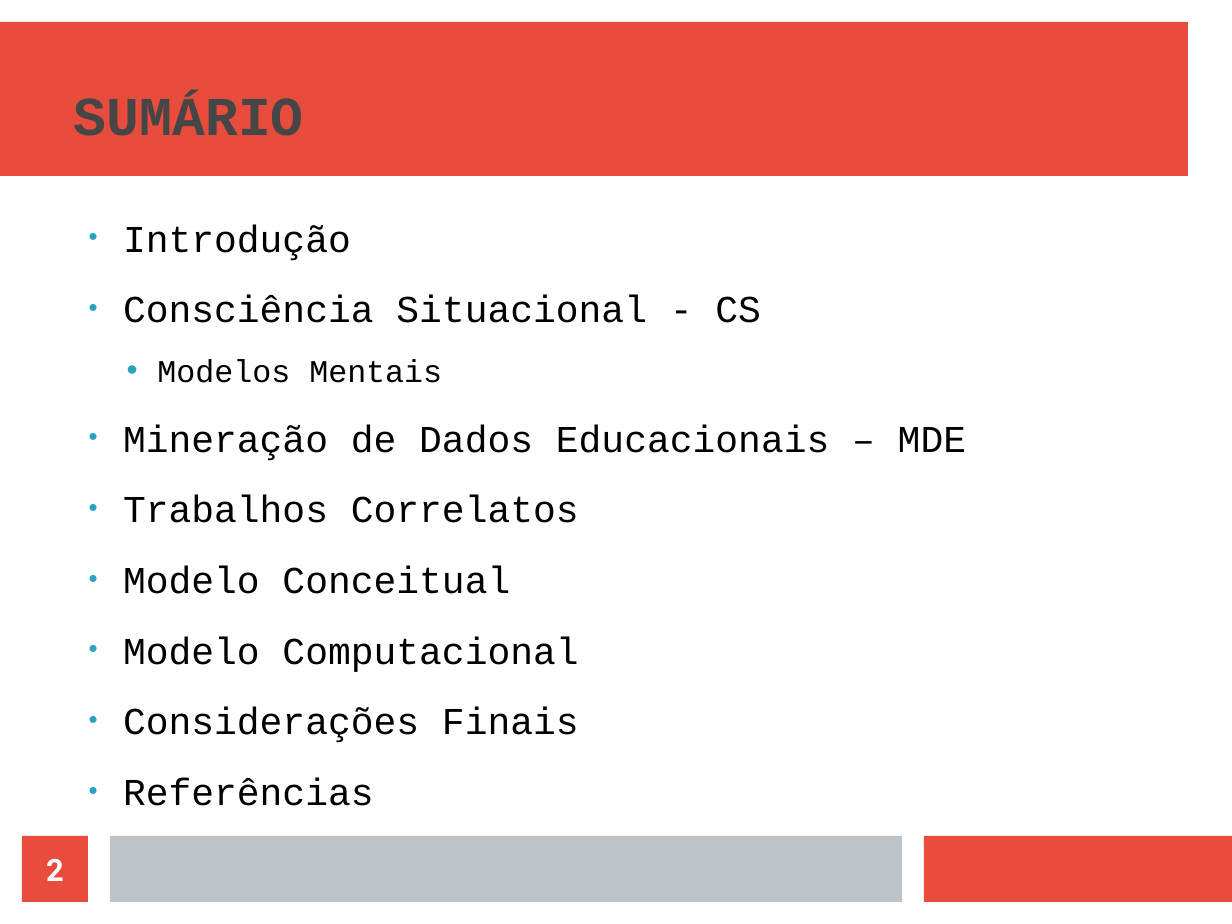
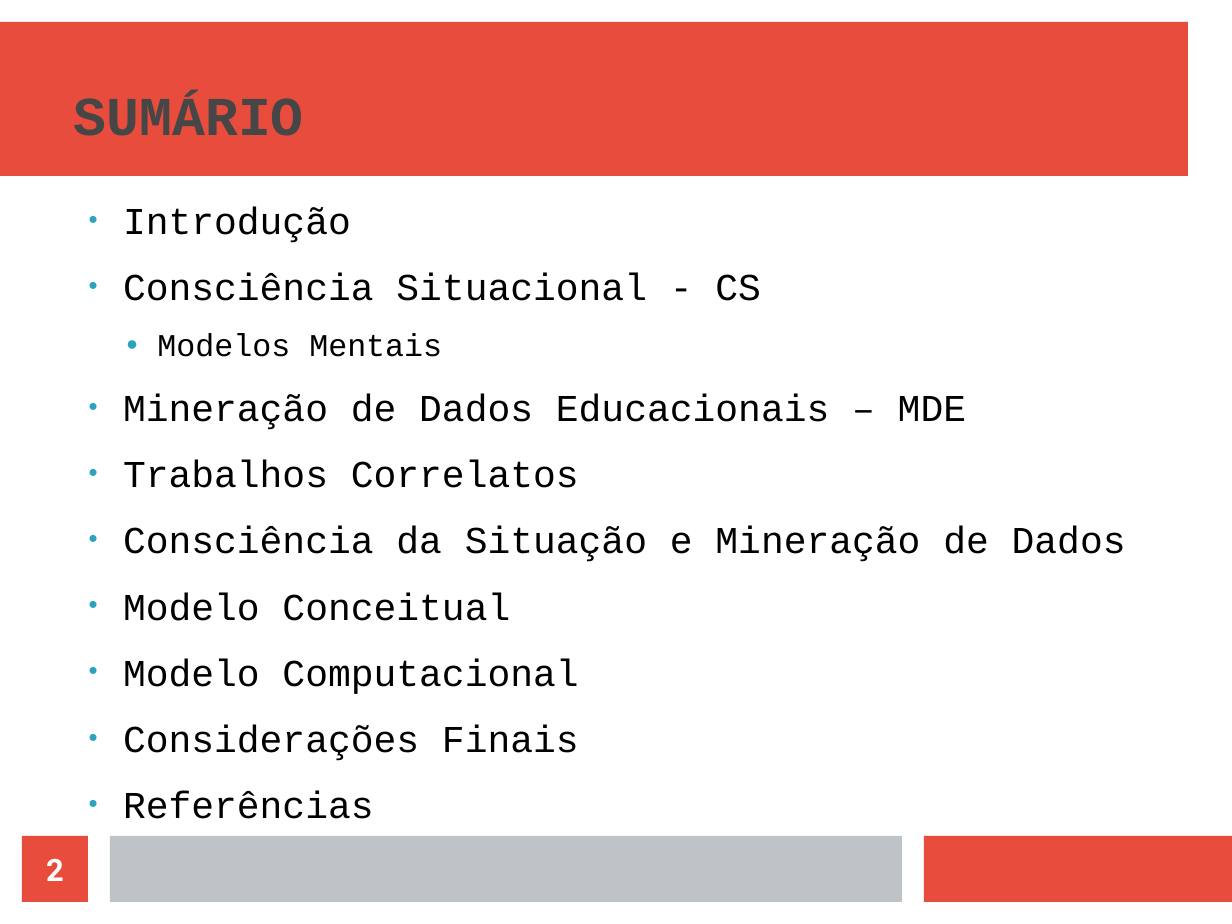
Before and after one commit to naninmartins/TCC-Modelo-de-AVA-com-CS-e-MDE, a slide deck: slide 2 of MODELO DE APOIO AO ENSINO EM AMBIENTES VIRTUAIS - APRESENTAÇÃO (linux).odp. Drawn at 1232x924 pixels with LibreOffice and Linux fonts; fonts in the diff are those of the drawing. Boxes give left, top, right and bottom in pixels: in the first picture for what was removed or moved away, otherwise in the second. Text is boxed around its words. In the diff, an @@ line names an element or a change of style, - is before the commit and + after.

```diff
--- a/MODELO DE APOIO AO ENSINO EM AMBIENTES VIRTUAIS - APRESENTAÇÃO (linux).odp
+++ b/MODELO DE APOIO AO ENSINO EM AMBIENTES VIRTUAIS - APRESENTAÇÃO (linux).odp
@@ text at (123, 207, 966, 819): line spacing 1.4 to 1.3 @@
@@ text at (123, 526, 1126, 562): paragraph added @@
+• Consciência da Situação e Mineração de Dados
```
Also in this commit, not shown: 13 other slides changed, 2 slides removed, 1 other file.
